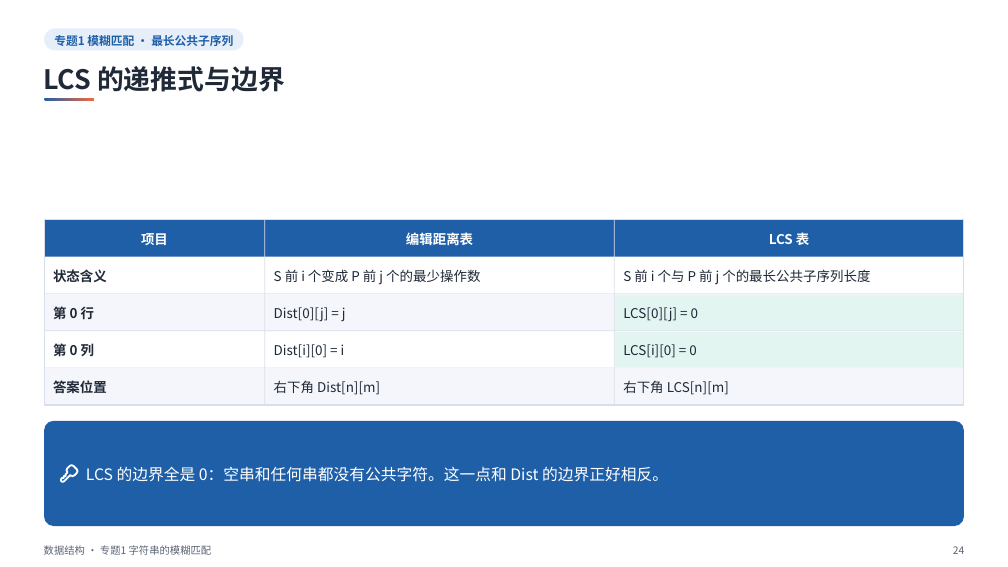
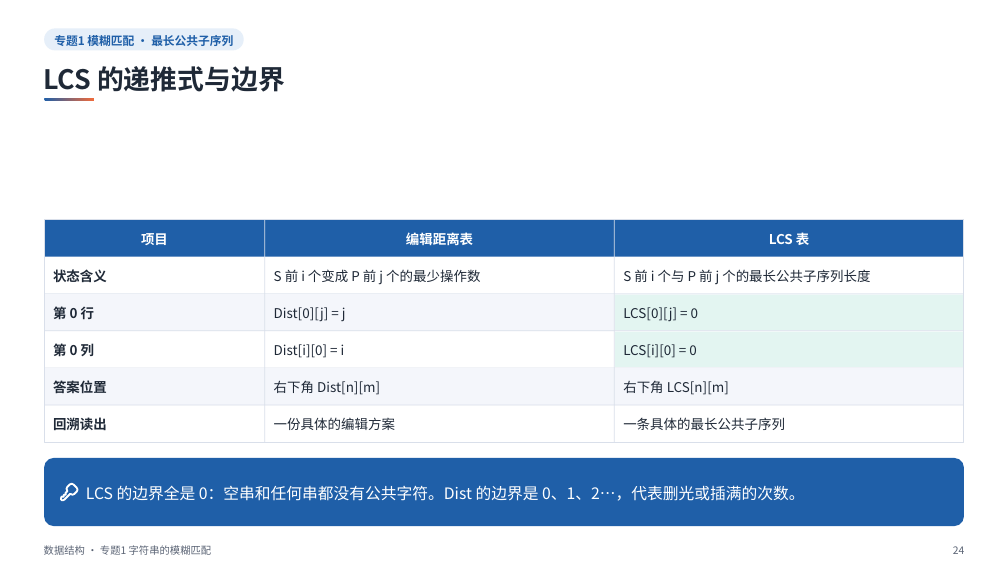
Before and after one commit to sweetcornna/JLU-remake, a slide deck: slide 24 of 大二上/数据结构/重制版PPT/专题1 字符串的模糊匹配（重制版）.pptx. Drawn at 1008x567 pixels with LibreOffice and Linux fonts; fonts in the diff are those of the drawing. Boxes give left, top, right and bottom in pixels: in the first picture for what was removed or moved away, otherwise in the second. Text is boxed around its words. In the diff, an @@ line names an element or a change of style, - is before the commit and + after.

Commit message:
数据结构专题1 字符串模糊匹配逐页复核
35 页逐页看过。改正了朴素匹配的复杂度（应为 O(nm)）、FOOD 到 MONEY 回溯方案与程序输出不符的说法、LCS 与逆串的回文误判等十来处，第 4、9、11、25 页补了例子和易错卡。

```diff
--- a/大二上/数据结构/重制版PPT/专题1 字符串的模糊匹配（重制版）.pptx
+++ b/大二上/数据结构/重制版PPT/专题1 字符串的模糊匹配（重制版）.pptx
@@ rectangle: place and size @@
-rectangle at [44, 219, 964, 405]
+rectangle at [44, 219, 964, 442]
@@ rectangle: place and size @@
-rectangle at [265, 219, 265, 405]
+rectangle at [265, 219, 265, 442]
@@ rectangle: place and size @@
-rectangle at [614, 219, 615, 405]
+rectangle at [614, 219, 615, 442]
@@ group added at [44, 405, 964, 430]: 3 texts, 1 rectangle @@
+回溯读出
+一份具体的编辑方案
+一条具体的最长公共子序列
@@ rounded rectangle: place and size @@
-rounded rectangle at [44, 421, 964, 526]
+rounded rectangle at [44, 458, 964, 526]
@@ rounded rectangle at [44, 458, 964, 526]: proportions changed @@
@@ freeform shape: place and size @@
-freeform shape at [61, 465, 78, 482]
+freeform shape at [61, 484, 78, 501]
@@ freeform shape: place and size @@
-freeform shape at [72, 471, 73, 472]
+freeform shape at [72, 489, 73, 490]
@@ text at [86, 485, 804, 501]: text changed @@
-LCS 的边界全是 0：空串和任何串都没有公共字符。这一点和 Dist 的边界正好相反。
+LCS 的边界全是 0：空串和任何串都没有公共字符。Dist 的边界是 0、1、2…，代表删光或插满的次数。
```
Also in this commit, not shown: 15 other slides changed.
